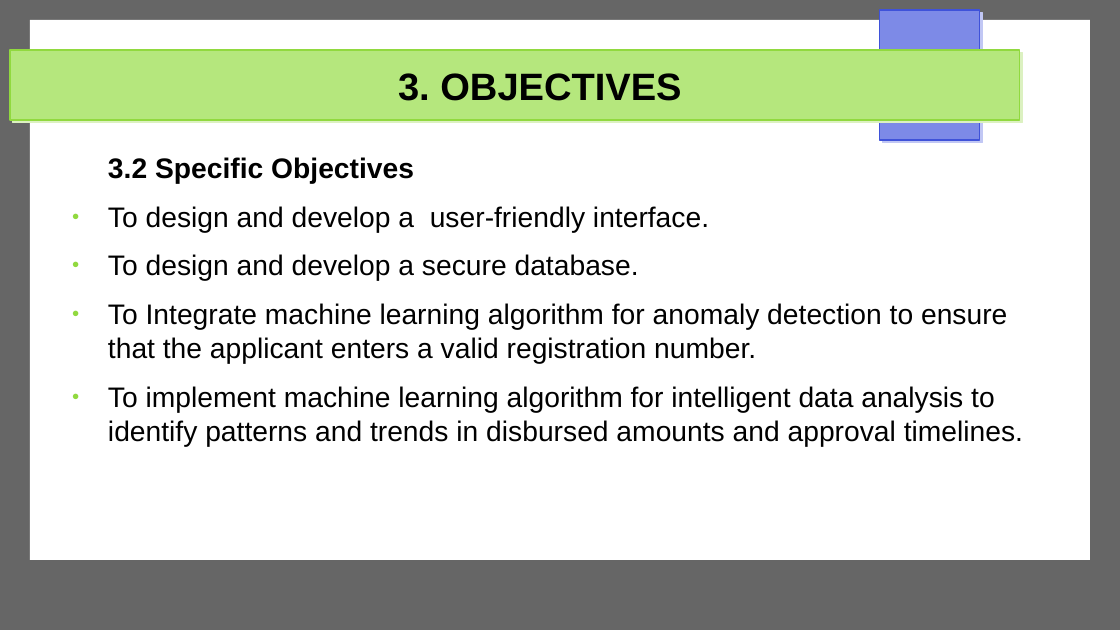
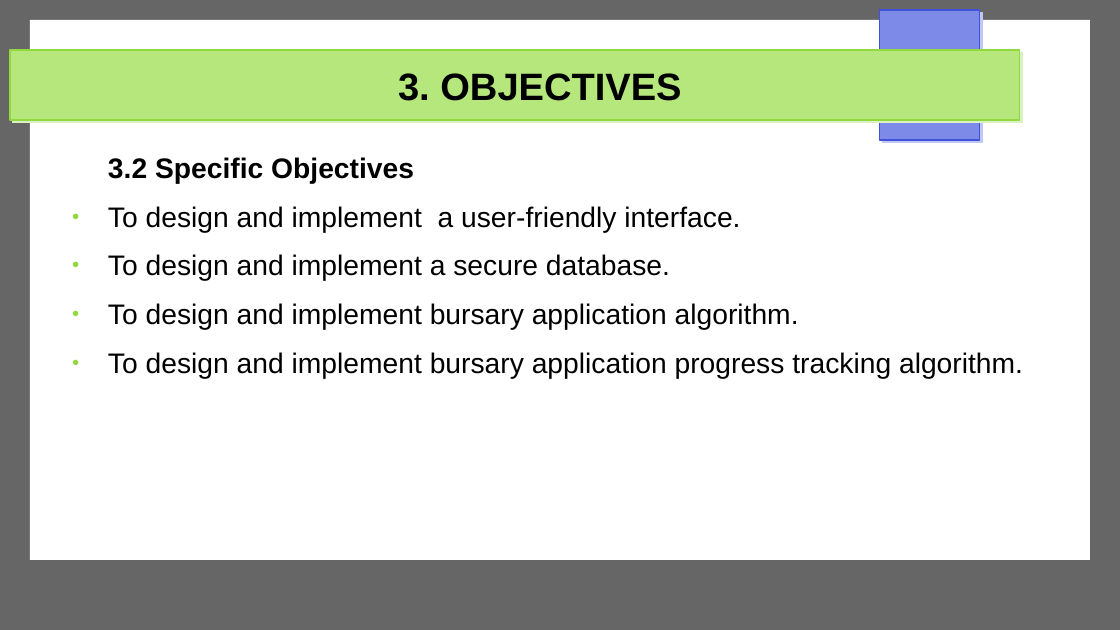
Before and after one commit to Michael-Otieno-Kasuku/Mashinani, a slide deck: slide 10 of docs/proposal/mashinani.odp. Drawn at 1120x630 pixels with LibreOffice and Linux fonts; fonts in the diff are those of the drawing. Boxes give left, top, right and bottom in pixels: in the first picture for what was removed or moved away, otherwise in the second. Text is boxed around its words. In the diff, an @@ line names an element or a change of style, - is before the commit and + after.

```diff
--- a/docs/proposal/mashinani.odp
+++ b/docs/proposal/mashinani.odp
@@ text at box(108, 206, 1023, 379): text changed @@
-● To design and develop a user-friendly interface.
-● To design and develop a secure database.
-● To Integrate machine learning algorithm for anomaly detection to ensure that the applicant enters a valid registration number.
-● To implement machine learning algorithm for intelligent data analysis to identify patterns and trends in disbursed amounts and approval timelines.
+● To design and implement a user-friendly interface.
+● To design and implement a secure database.
+● To design and implement bursary application algorithm.
+● To design and implement bursary application progress tracking algorithm.
```
Also in this commit, not shown: 3 other slides changed, 3 other files.
